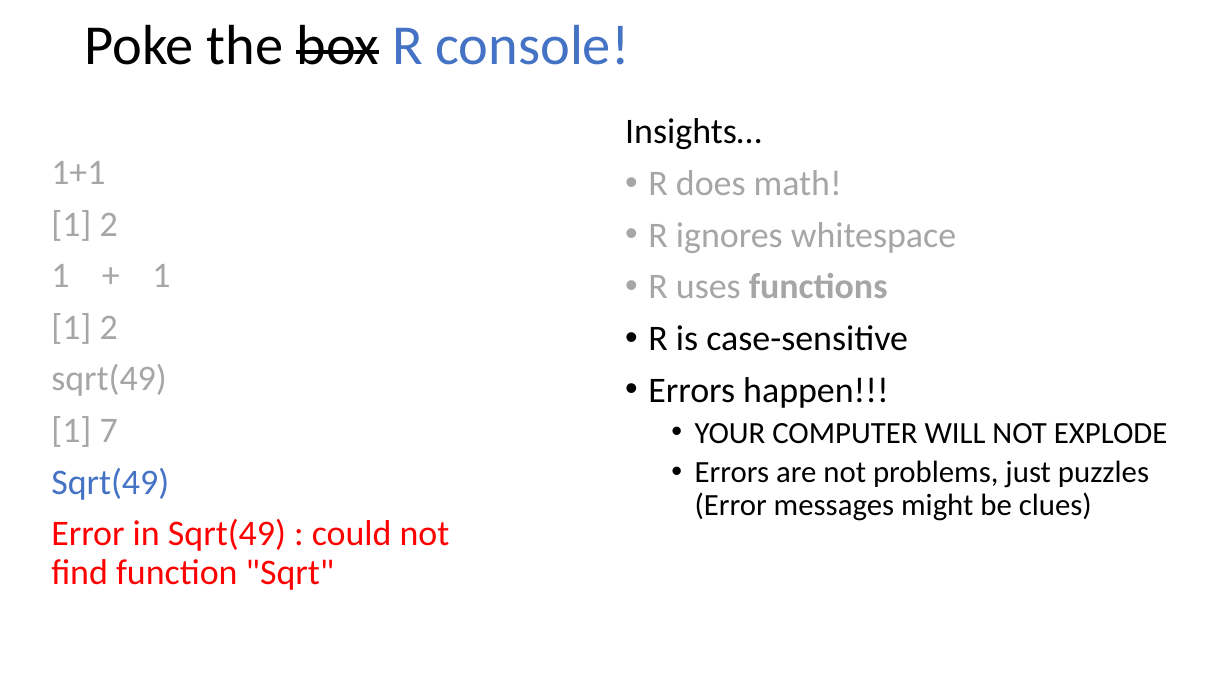
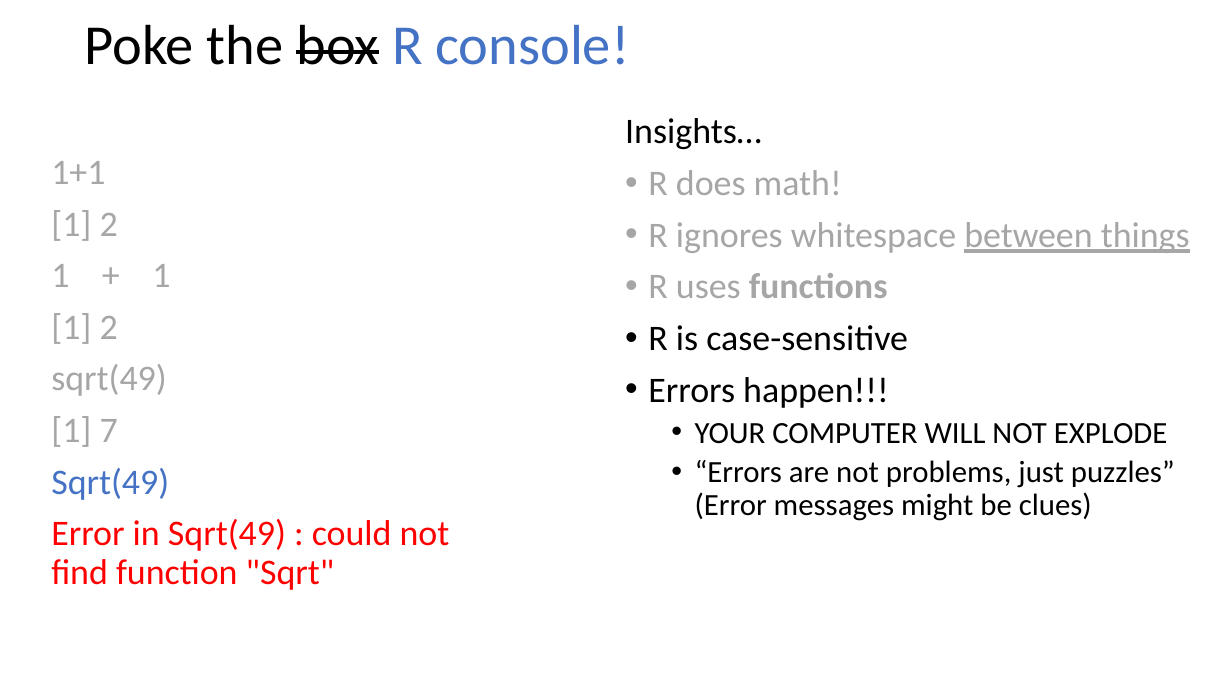
Before and after one commit to ADFG-DSF/ADFG_R_Intro_Workshop_2025, a slide deck: slide 6 of presentations/3 - Programming Basics 1 - Poke the Box.pptx. Drawn at 1232x693 pixels with LibreOffice and Linux fonts; fonts in the diff are those of the drawing. Boxes give left, top, right and bottom in pixels: in the first picture for what was removed or moved away, otherwise in the second. Text is boxed around its words. In the diff, an @@ line names an element or a change of style, - is before the commit and + after.

```diff
--- a/presentations/3 - Programming Basics 1 - Poke the Box.pptx
+++ b/presentations/3 - Programming Basics 1 - Poke the Box.pptx
@@ text at (x1=648, y1=222, x2=1190, y2=253): text changed @@
-• R ignores whitespace
+• R ignores whitespace between things
@@ text at (x1=695, y1=460, x2=1175, y2=521): text changed @@
-  • Errors are not problems, just puzzles (Error messages might be clues)
+  • “Errors are not problems, just puzzles” (Error messages might be clues)
```
Also in this commit, not shown: 4 other slides changed, 1 other file.
